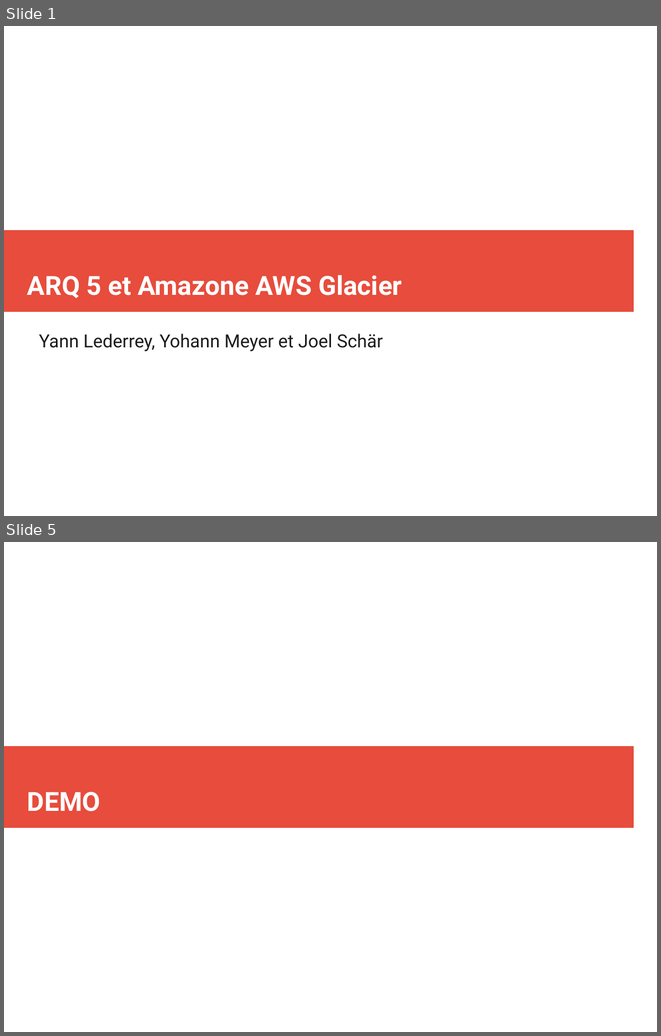
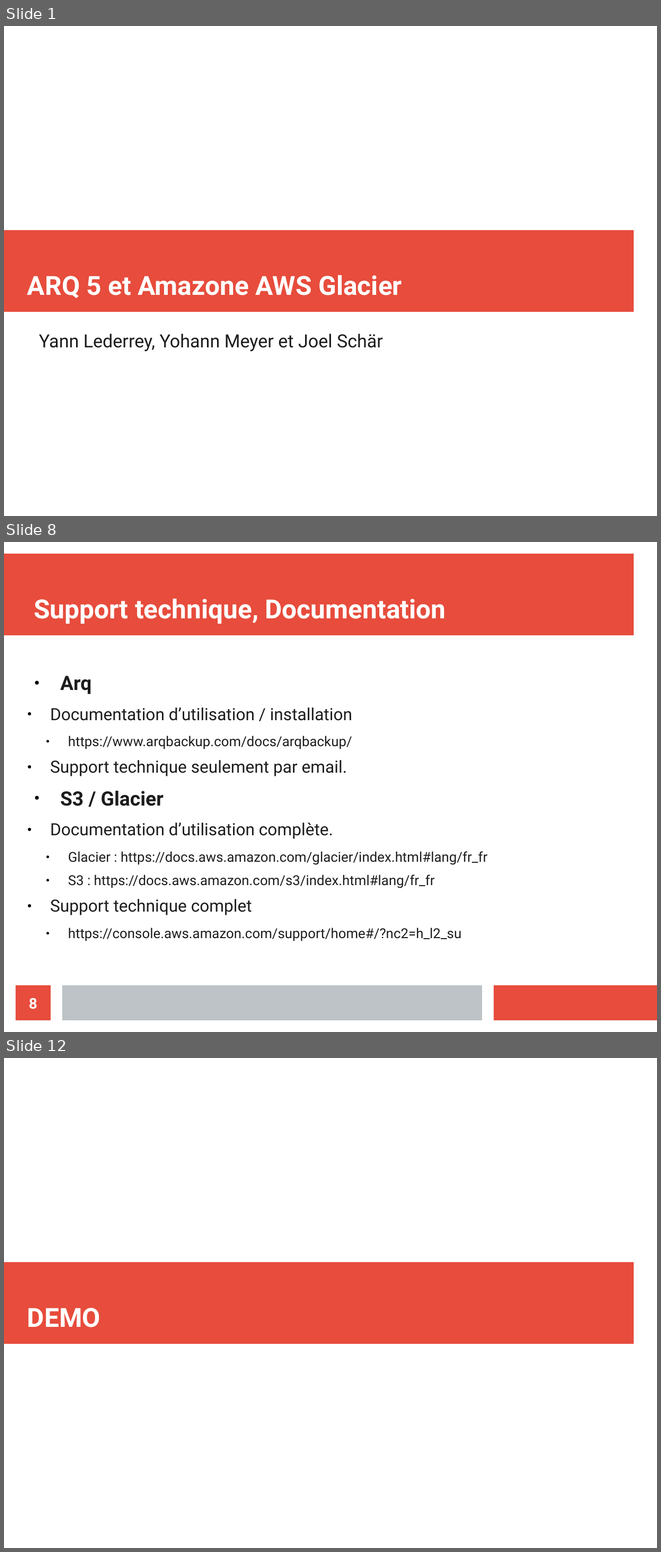
Before and after one commit to Nyahon/AIT, a slide deck: AIT_Amazon_Presentation.odp. Shown one above the other, each under a label of ours: slides 1 and 5 before the commit, slides 1, 8 and 12 after it; the slides between them are not shown. The pictures are 661x1036 and 661x1552 pixels, drawn with LibreOffice and Linux fonts; fonts in the diff are those of the drawing. Boxes give left, top, right and bottom in pixels: in the first picture for what was removed or moved away, otherwise in the second. Text is boxed around its words. In the diff, an @@ line names an element or a change of style, - is before the commit and + after.

```diff
--- a/AIT_Amazon_Presentation.odp
+++ b/AIT_Amazon_Presentation.odp
@@ slide 8 added at (x1=4, y1=542, x2=657, y2=1032), background #FFFFFF @@
@@ rectangle added at (x1=4, y1=554, x2=634, y2=636), fill #E74C3C @@
@@ title added at (x1=34, y1=598, x2=446, y2=624), 32 pt, text #FFFFFF, bold @@
+Support technique, Documentation
@@ text added at (x1=50, y1=676, x2=487, y2=941), 16.6 pt, text #1C1C1C @@
+● Arq
+  ● Documentation d’utilisation / installation
+    ● https://www.arqbackup.com/docs/arqbackup/
+  ● Support technique seulement par email.
+● S3 / Glacier
+  ● Documentation d’utilisation complète.
+    ● Glacier : https://docs.aws.amazon.com/glacier/index.html#lang/fr_fr
+    ● S3 : https://docs.aws.amazon.com/s3/index.html#lang/fr_fr
+  ● Support technique complet
+    ● https://console.aws.amazon.com/support/home#/?nc2=h_l2_su
@@ page number added at (x1=16, y1=985, x2=51, y2=1020), fill #E74C3C, 18 pt, text #FFFFFF, bold @@
+8
@@ rectangle added at (x1=62, y1=985, x2=482, y2=1020), fill #BDC3C7 @@
@@ rectangle added at (x1=494, y1=985, x2=657, y2=1020), fill #E74C3C @@
@@ what was slide 5 is now slide 12 @@
```
Also in this commit, not shown: 1 slide changed, 8 other slides added, 2 slides removed.
